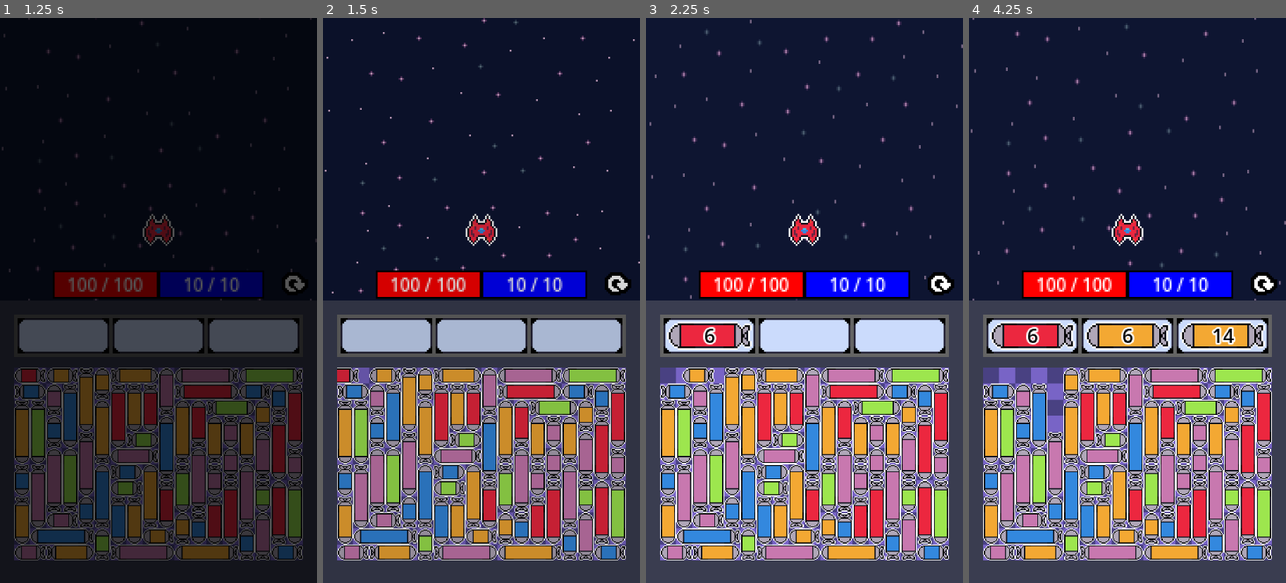
Above: before the commit, frames 1-4 (left to right).
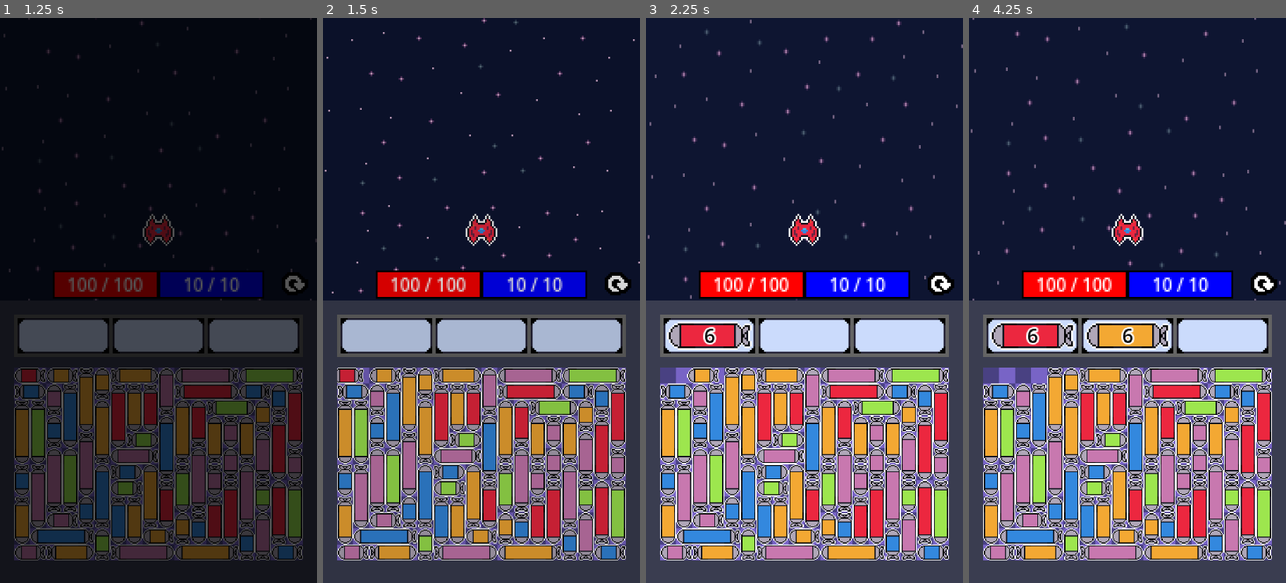
Above: after the commit, the same moments.

Repository: ZoNaDak/GalaxyPuzzleShooter_ProtoType
Game: Godot game, scene res://game/scenes/title/title_scene.tscn
Same seed, same stepped clock (60 frames per second), same inputs: the game is played once before the commit and once after it.
Inputs (mouse positions are in pixels of both pictures, inside the frame that each line leads up to):
- Up to frame 1 (1.25 s): click "Game Start" at 0.5 s
- Up to frame 2 (1.5 s): move the mouse to (354, 373) at 1.27 s; click (354, 373) at 1.42 s
- Up to frame 3 (2.25 s): move the mouse to (709, 373) at 2.02 s; click (709, 373) at 2.17 s
- Up to frame 4 (4.25 s): move the mouse to (1054, 402) at 2.77 s; click (1054, 402) at 2.92 s; move the mouse to (1070, 385) at 3.52 s; click (1070, 385) at 3.67 s

Frame 1 is identical in both runs. In frame 2, 0.1% of the frame differs, in the area x 4-13%, y 61-65%; in frame 3, 0.2%; in frame 4, 1.8%, in the area x 24-94%, y 53-74%.

Commit message:
Add MissilePuzzlePiece Collider

Diff:
--- a/wool-galaxy-proto/config/scripts/missile_config.gd
+++ b/wool-galaxy-proto/config/scripts/missile_config.gd
@@ -4,3 +4,4 @@
 extends Resource
 
 @export var move_speed: float = 100.0
+@export var return_move_duration: float = 1.0
--- a/wool-galaxy-proto/game/ui/missile_puzzle/missile_puzzle_pieces/missile_puzzle_piece.gd
+++ b/wool-galaxy-proto/game/ui/missile_puzzle/missile_puzzle_pieces/missile_puzzle_piece.gd
@@ -5,6 +5,8 @@
 
 enum MoveState {
 	IDLE,
+	SETUP_FOR_MOVE,
+	WAIT_MOVE,
 	MOVE_FOR_EQUIP,
 	RETURN_TO_ORIGIN,
 	WAIT_EXIT,
@@ -24,6 +26,8 @@
 #region Variables
 
 @export var _missile_texture: TextureRect
+@export var _body_collision_shape: CollisionShape2D
+@export var _head_area: Area2D
 
 var missile_data: MissileData = MissileData.new(
 	Vector2i.ZERO, Enums.MissileColorType.RED, Enums.MissileSizeType.SMALL, Enums.Direction4Way.DOWN)
@@ -31,6 +35,7 @@
 var _is_initialized: bool = false
 
 var _state: MoveState
+var _origin_position: Vector2
 
 #region Callable
 
@@ -64,6 +69,9 @@
 	_reserve_missile_slot_callable = reserve_missile_slot_callable
 	_equip_missile_callable = equip_missile_callable
 
+	_clear_collision_events();
+	_head_area.monitoring = false
+
 	_setup_size()
 	_load_sprite()
 	_setup_rotation()
@@ -81,6 +89,10 @@
 	match _state:
 		MoveState.IDLE:
 			pass
+		MoveState.SETUP_FOR_MOVE:
+			setup_for_move()
+		MoveState.WAIT_MOVE:
+			wait_move(delta)
 		MoveState.MOVE_FOR_EQUIP:
 			move_for_equip(delta)
 		MoveState.RETURN_TO_ORIGIN:
@@ -102,7 +114,7 @@
 	if event is InputEventMouseButton and event.pressed \
 		and event.button_index == MOUSE_BUTTON_LEFT \
 		and not _get_is_full_missile_slot_callable.call():
-		setup_for_move()
+		_state = MoveState.SETUP_FOR_MOVE
 
 #endregion
 
@@ -118,7 +130,10 @@
 			size = MEDIUM_SIZE
 		Enums.MissileSizeType.LARGE:
 			size = LARGE_SIZE
-	pivot_offset = size / 2.0
+	pivot_offset = size * 0.5
+
+	_body_collision_shape.position = pivot_offset
+	_body_collision_shape.scale = pivot_offset * 0.1
 
 func _load_sprite():
 	var sprite_path := missile_data.get_my_sprite_path()
@@ -212,8 +227,14 @@
 #region Move
 
 func setup_for_move() -> void:
+	_state = MoveState.WAIT_MOVE
+	_origin_position = position
+	_add_collision_event_when_moved()
+	_head_area.monitoring = true
+	_reserve_missile_slot_callable.call()
+
+func wait_move(delta: float) -> void:
 	_state = MoveState.MOVE_FOR_EQUIP
-	_reserve_missile_slot_callable.call()
 
 func move_for_equip(delta: float) -> void:
 	var move_vector := EnumUtils.direction_to_vector(missile_data.direction)
@@ -231,4 +252,23 @@
 
 #endregion
 
-#endregion
+#region Collision
+
+func _clear_collision_events() -> void:
+	for connection in _head_area.get_signal_connection_list("area_entered"):
+		_head_area.area_entered.disconnect(connection["callable"])
+
+func _add_collision_event_when_moved() -> void:
+	_head_area.area_entered.connect(_check_collision_when_moved)
+
+func _check_collision_when_moved(other_area: Area2D) -> void:
+	var other = other_area.owner as MissilePuzzlePiece
+	if other == null or other == self:
+		return
+
+	_state = MoveState.RETURN_TO_ORIGIN
+
+
+#endregion
+
+#endregion
--- a/wool-galaxy-proto/game/ui/missile_puzzle/missile_puzzle_pieces/missile_puzzle_piece.tscn
+++ b/wool-galaxy-proto/game/ui/missile_puzzle/missile_puzzle_pieces/missile_puzzle_piece.tscn
@@ -1,9 +1,11 @@
-[gd_scene load_steps=3 format=3 uid="uid://pkqx1hawwdqv"]
+[gd_scene load_steps=4 format=3 uid="uid://pkqx1hawwdqv"]
 
 [ext_resource type="Script" uid="uid://dilv0bnh6bb84" path="res://game/ui/missile_puzzle/missile_puzzle_pieces/missile_puzzle_piece.gd" id="1_g4a5c"]
 [ext_resource type="Texture2D" uid="uid://bdxsxlr15ti3b" path="res://game/ui/missile_puzzle/missile_puzzle_pieces/resources/red_missile_s.png" id="1_hj63n"]
 
-[node name="MissilePuzzlePiece" type="Control" node_paths=PackedStringArray("_missile_texture")]
+[sub_resource type="RectangleShape2D" id="RectangleShape2D_sedve"]
+
+[node name="MissilePuzzlePiece" type="Control" node_paths=PackedStringArray("_missile_texture", "_body_collision_shape", "_head_area")]
 layout_mode = 3
 anchors_preset = 0
 offset_right = 32.0
@@ -11,6 +13,8 @@
 scale = Vector2(2, 2)
 script = ExtResource("1_g4a5c")
 _missile_texture = NodePath("TextureRect")
+_body_collision_shape = NodePath("BodyArea/CollisionShape2D")
+_head_area = NodePath("HeadArea")
 
 [node name="TextureRect" type="TextureRect" parent="."]
 layout_mode = 0
@@ -18,3 +22,20 @@
 offset_bottom = 16.0
 texture = ExtResource("1_hj63n")
 stretch_mode = 2
+
+[node name="BodyArea" type="Area2D" parent="."]
+
+[node name="CollisionShape2D" type="CollisionShape2D" parent="BodyArea"]
+position = Vector2(16, 8)
+scale = Vector2(1.6, 0.8)
+shape = SubResource("RectangleShape2D_sedve")
+
+[node name="HeadArea" type="Area2D" parent="."]
+collision_layer = 2
+monitoring = false
+
+[node name="CollisionShape2D" type="CollisionShape2D" parent="HeadArea"]
+position = Vector2(0, 8)
+scale = Vector2(0.8, 0.7)
+shape = SubResource("RectangleShape2D_sedve")
+debug_color = Color(1, 0, 0, 0.41960785)
--- a/wool-galaxy-proto/project.godot
+++ b/wool-galaxy-proto/project.godot
@@ -14,6 +14,7 @@
 config/version="0.0.1"
 run/main_scene="res://game/scenes/title/title_scene.tscn"
 config/features=PackedStringArray("4.5", "GL Compatibility")
+run/max_fps=60
 config/icon="uid://cpau44w7jmq8y"
 
 [autoload]
@@ -33,6 +34,11 @@
 window/stretch/mode="canvas_items"
 window/handheld/orientation=1
 
+[layer_names]
+
+2d_physics/layer_1="MissilePuzzlePiece_Body"
+2d_physics/layer_2="MissilePuzzlePiece_Head"
+
 [rendering]
 
 textures/canvas_textures/default_texture_filter=0
